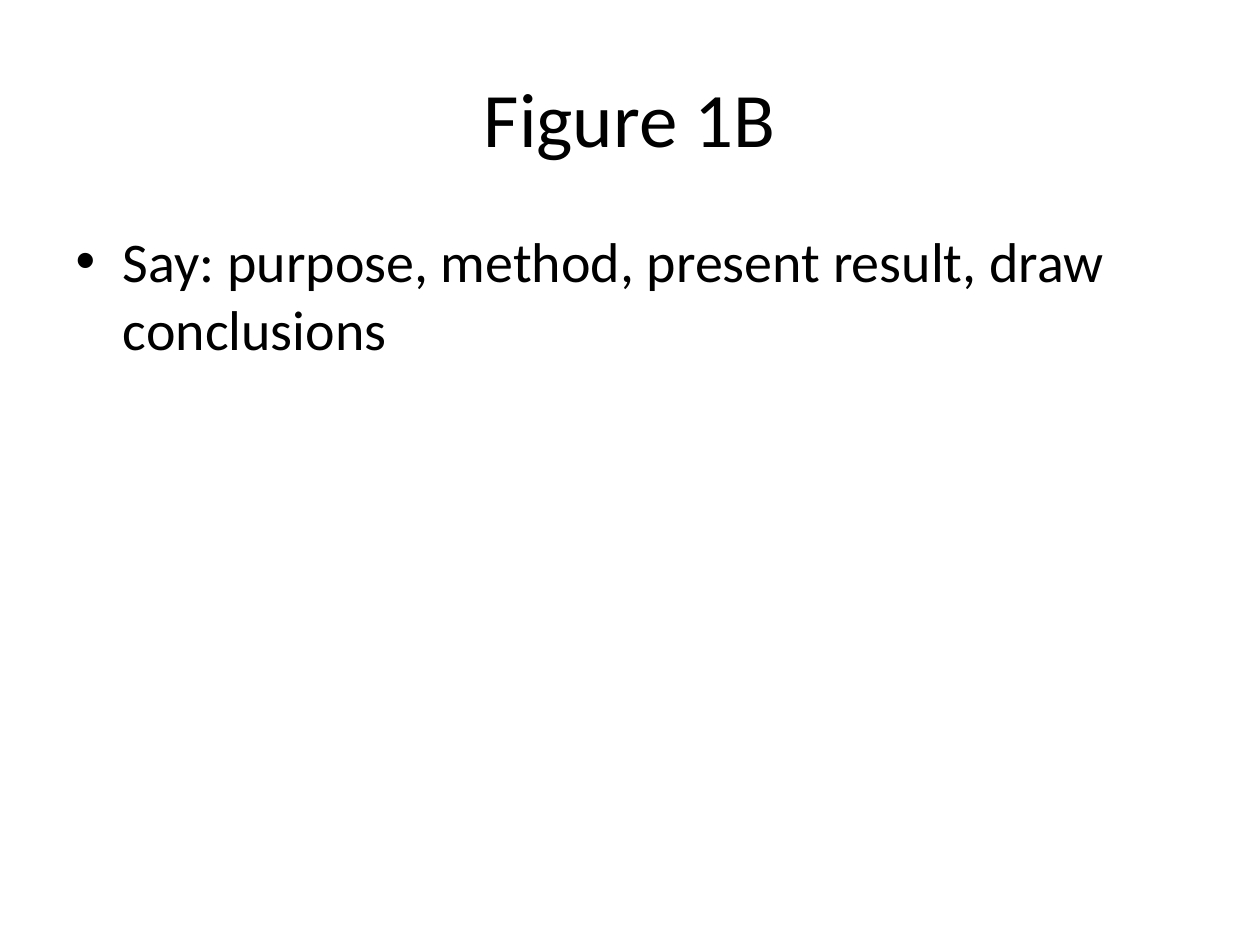
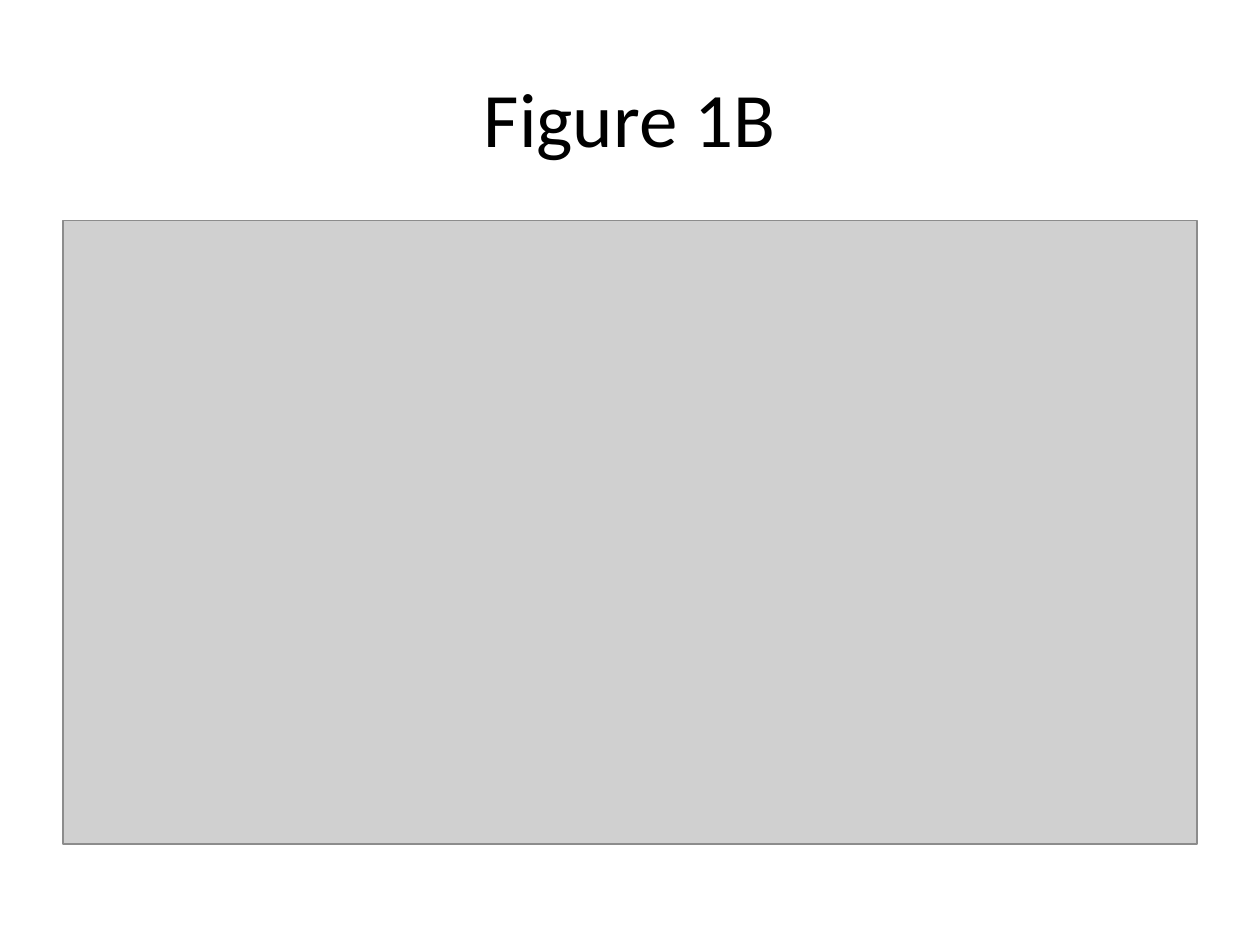
Before and after one commit to OliviaImner/thesis_document, a slide deck: slide 8 of Thesis/Presentation.pptx. Drawn at 1260x945 pixels with LibreOffice and Linux fonts; fonts in the diff are those of the drawing; grey boxes stand for pictures. Boxes give left, top, right and bottom in pixels: in the first picture for what was removed or moved away, otherwise in the second. Text is boxed around its words. In the diff, an @@ line names an element or a change of style, - is before the commit and + after.

```diff
--- a/Thesis/Presentation.pptx
+++ b/Thesis/Presentation.pptx
@@ picture added at <box>63,220,1197,844</box> @@
@@ text removed at <box>123,243,1103,351</box> @@
-• Say: purpose, method, present result, draw conclusions
```
Also in this commit, not shown: 5 other slides changed, 5 slides added, 5 slides removed.
